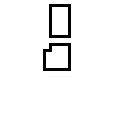
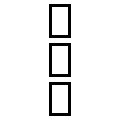
Layer changes from the first w=120, h=120 image to the second:
renamed "Layer 0 copy 2" to "Layer 3", painted on it over [49, 52, 71, 116]
removed layer "Layer 0 copy 3" over [43, 49, 68, 71]
removed layer "Layer 0 copy" over [49, 52, 68, 71]
